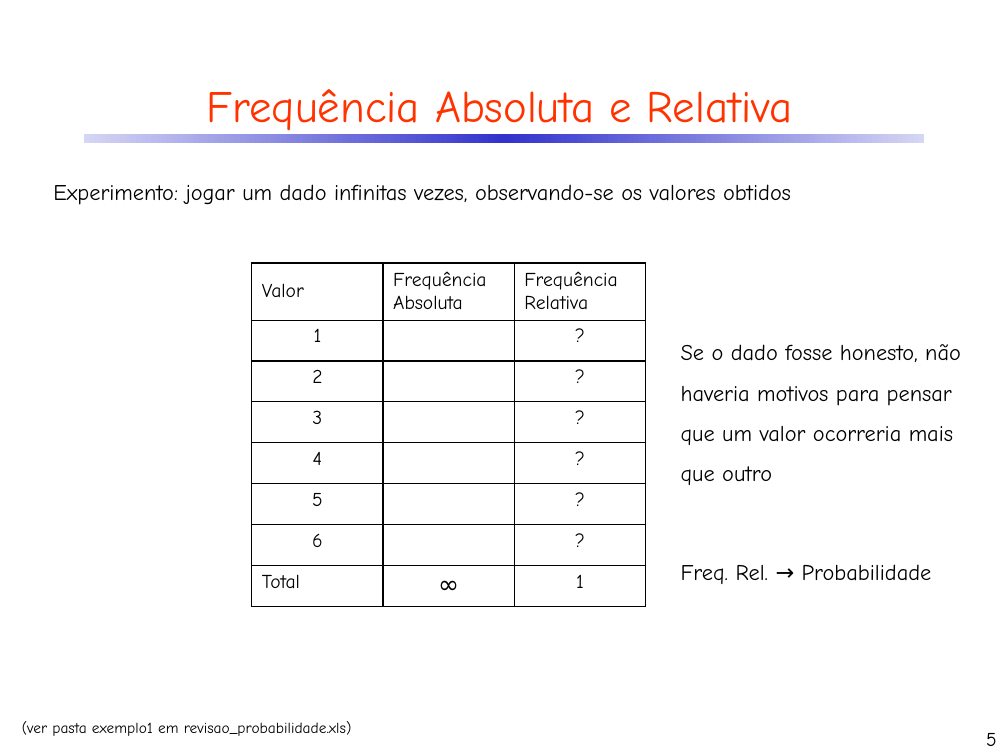
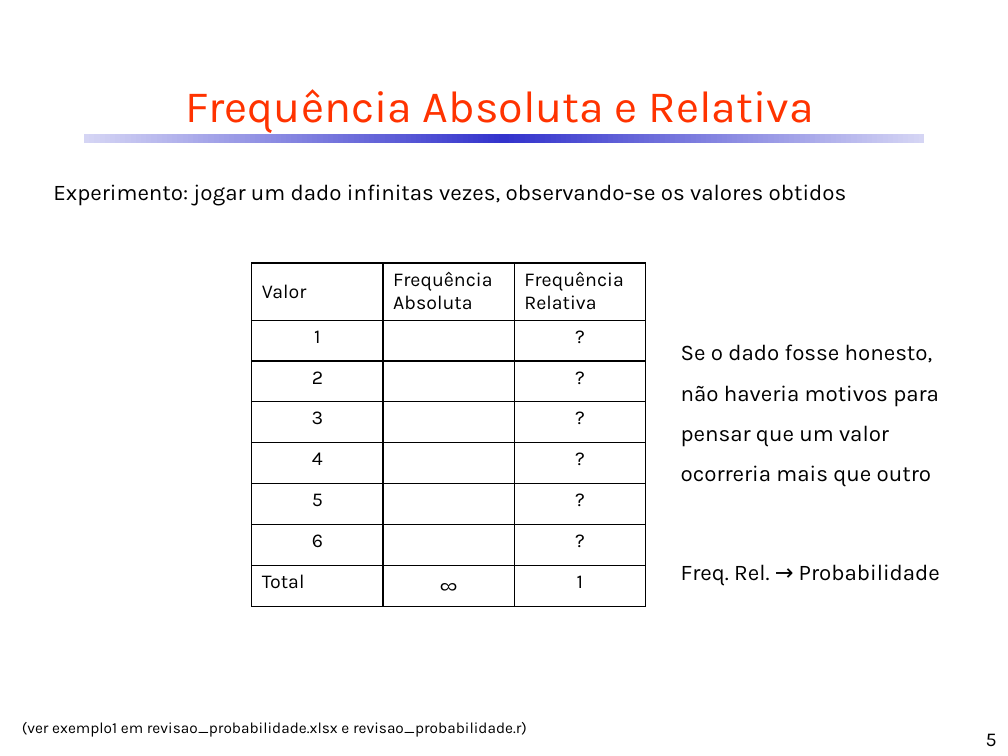
Before and after one commit to CDRenno/Estatistica, a slide deck: slide 5 of ppt/Revisao_Prob.pptx. Drawn at 1008x756 pixels with LibreOffice and Linux fonts; fonts in the diff are those of the drawing. Boxes give left, top, right and bottom in pixels: in the first picture for what was removed or moved away, otherwise in the second. Text is boxed around its words. In the diff, an @@ line names an element or a change of style, - is before the commit and + after.

```diff
--- a/ppt/Revisao_Prob.pptx
+++ b/ppt/Revisao_Prob.pptx
@@ table at bbox=[252, 263, 645, 607] @@
@@ font Comic Neue to Karla @@
@@ font Comic Neue to Karla in 5 elements at bbox=[185, 89, 814, 133], bbox=[986, 733, 997, 746], bbox=[53, 184, 847, 206], bbox=[681, 344, 939, 487], bbox=[681, 564, 940, 586] @@
@@ text at bbox=[22, 722, 527, 737]: text changed; font Comic Neue to Karla @@
-(ver pasta exemplo1 em revisao_probabilidade.xls)
+(ver exemplo1 em revisao_probabilidade.xlsx e revisao_probabilidade.r)
```
Also in this commit, not shown: 41 other slides changed, 1 other file.
